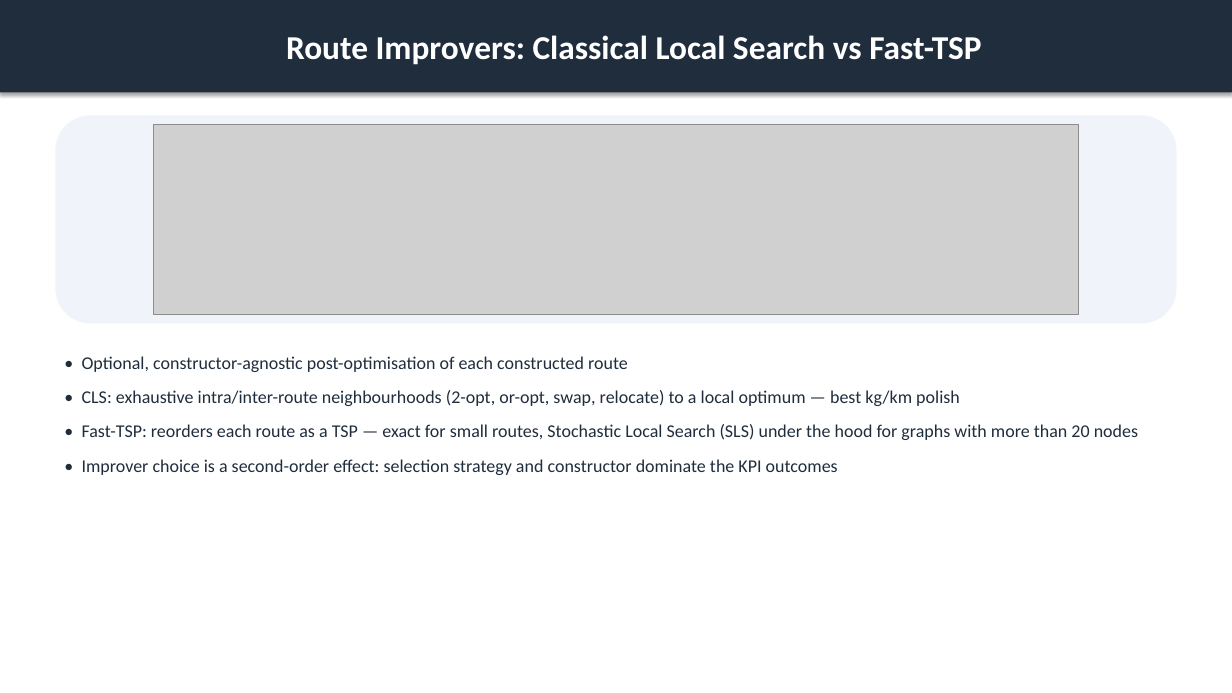
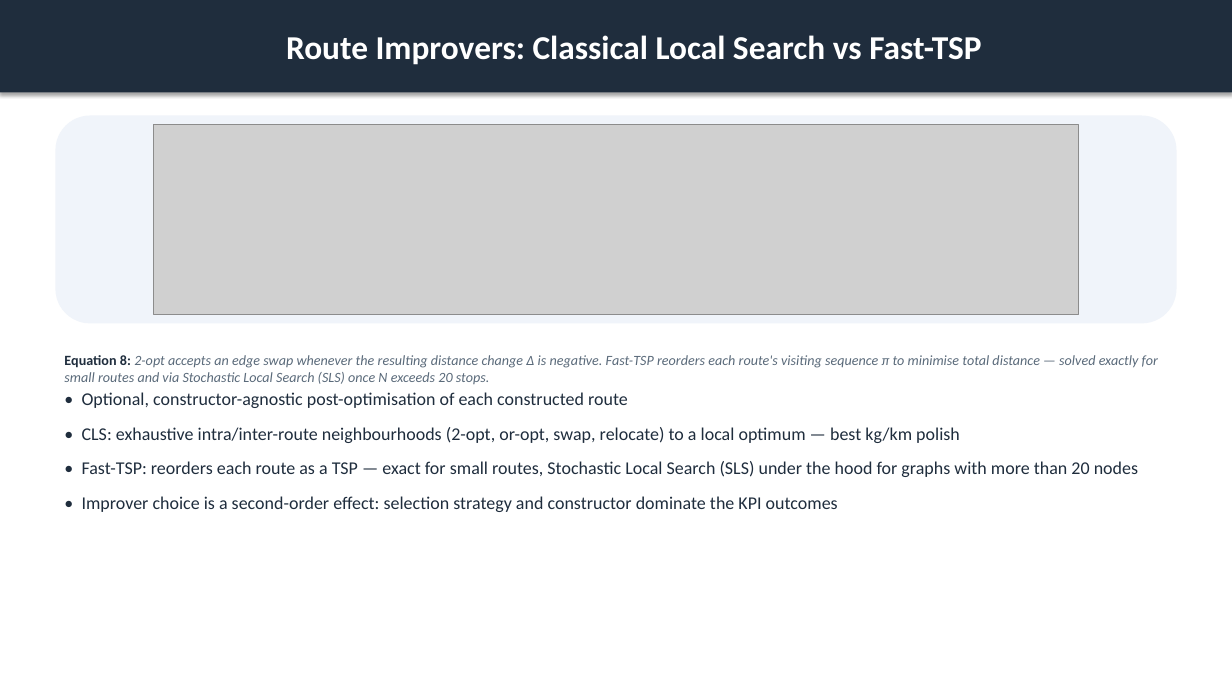
Before and after one commit to ACFHarbinger/WSmartPlus-Route, a slide deck: slide 11 of assets/windows/wsmart_route_results.pptx. Drawn at 1232x693 pixels with LibreOffice and Linux fonts; fonts in the diff are those of the drawing; grey boxes stand for pictures. Boxes give left, top, right and bottom in pixels: in the first picture for what was removed or moved away, otherwise in the second. Text is boxed around its words. In the diff, an @@ line names an element or a change of style, - is before the commit and + after.

```diff
--- a/assets/windows/wsmart_route_results.pptx
+++ b/assets/windows/wsmart_route_results.pptx
@@ text added at <box>64,355,1158,384</box>, 11 pt, text #5A6A7A, italic @@
+Equation 8: 2-opt accepts an edge swap whenever the resulting distance change Δ is negative. Fast-TSP reorders each route's visiting sequence π to minimise total distance — solved exactly for small routes and via Stochastic Local Search (SLS) once N exceeds 20 stops.
@@ text "• Optional, constructor-agnostic post-optimisation of ...": place and size @@
-text "• Optional, constructor-agnostic post-optimisation of ..." at <box>82,356,1138,475</box>
+text "• Optional, constructor-agnostic post-optimisation of ..." at <box>82,392,1138,512</box>
```
Also in this commit, not shown: 14 other slides changed, 1 slide added, 13 other files.
